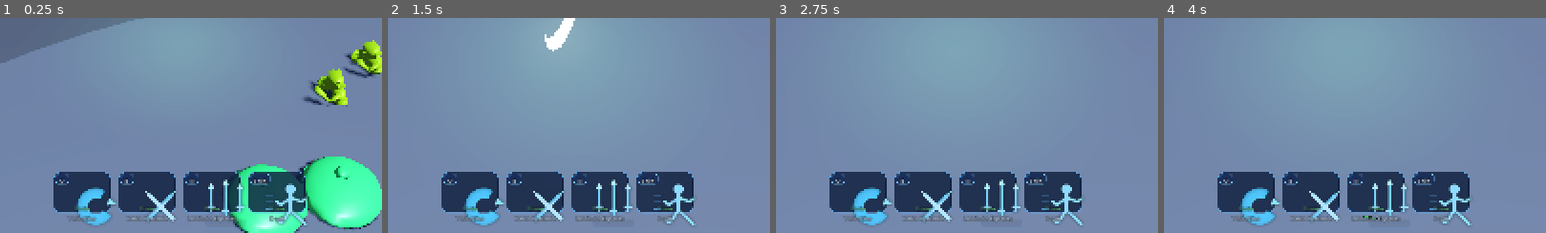
Above: before the commit, frames 1-4 (left to right).
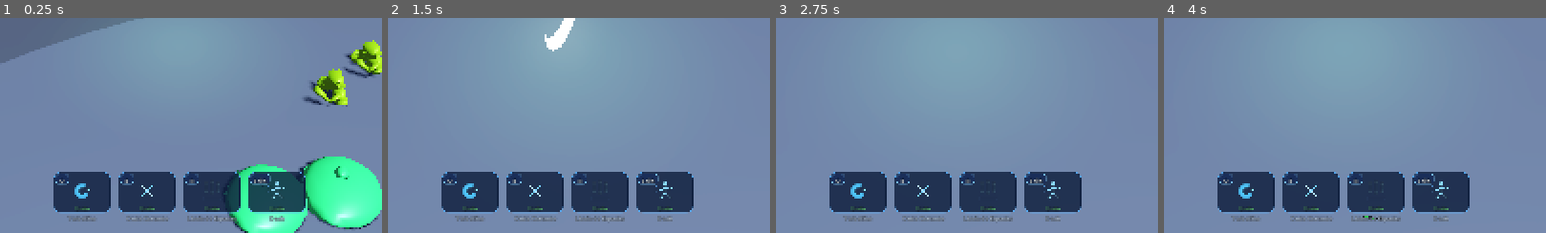
Above: after the commit, the same moments.

Repository: Gxforge/Espada-Anime-Isekai
Game: Godot game, scene res://scenes/Main.tscn
The game is run twice, just before and just after one commit, with the same random seed, the same clock (stepped at 60 frames per second) and the same inputs.
Inputs (mouse positions are % of the whole screen's width and height, from its top left):
- Up to frame 1 (0.25 s): no input
- Up to frame 2 (1.5 s): move the mouse to (72, 45) at 0.52 s; hold D (move_right) 0.53-1.28 s; click (72, 45) at 0.6 s; move the mouse to (30, 55) at 1.27 s; hold S (move_back) from 1.28 s (still down); click (30, 55) at 1.35 s
- Up to frame 3 (2.75 s): move the mouse to (60, 28) at 2.02 s; release S (move_back) at 2.03 s; hold D (move_right) from 2.03 s (still down); click (60, 28) at 2.1 s
- Up to frame 4 (4 s): move the mouse to (45, 70) at 2.77 s; release D (move_right) at 2.78 s; hold W (move_forward) 2.78-3.53 s; click (45, 70) at 2.85 s; move the mouse to (80, 65) at 3.52 s; hold A (move_left) from 3.53 s (still down); click (80, 65) at 3.6 s
The pictures show only the part of the screen within x 26-76%, y 50-100%; the shares and areas given below are measured in that part.

The runs differ from the first frame. In frame 1, 2.6% of the frame differs, in the area x 19-81%, y 75-97%; in frame 2, 2.5%; in frame 3, 2.5%; in frame 4, 2.5%.

Commit message:
fix(hud): recortar iconos de skills dentro del slot

Diff:
--- a/godot_project/scripts/HUD.gd
+++ b/godot_project/scripts/HUD.gd
@@ -258,12 +258,16 @@
 		panel.add_child(wrap)
 		var box := Panel.new()
 		box.custom_minimum_size = Vector2(120, 86)
+		box.clip_contents = true
 		box.add_theme_stylebox_override("panel", _panel_style(Color(0.06,0.12,0.24,0.82), Color(0.35,0.7,1.0,0.65), 14))
 		wrap.add_child(box)
 		var icon := TextureRect.new()
 		icon.texture = load(s[3])
-		icon.position = Vector2(24, 8)
-		icon.size = Vector2(72, 56)
+		icon.set_anchors_preset(Control.PRESET_FULL_RECT)
+		icon.offset_left = 18.0
+		icon.offset_right = -18.0
+		icon.offset_top = 14.0
+		icon.offset_bottom = -20.0
 		icon.expand_mode = TextureRect.EXPAND_IGNORE_SIZE
 		icon.stretch_mode = TextureRect.STRETCH_KEEP_ASPECT_CENTERED
 		box.add_child(icon)
